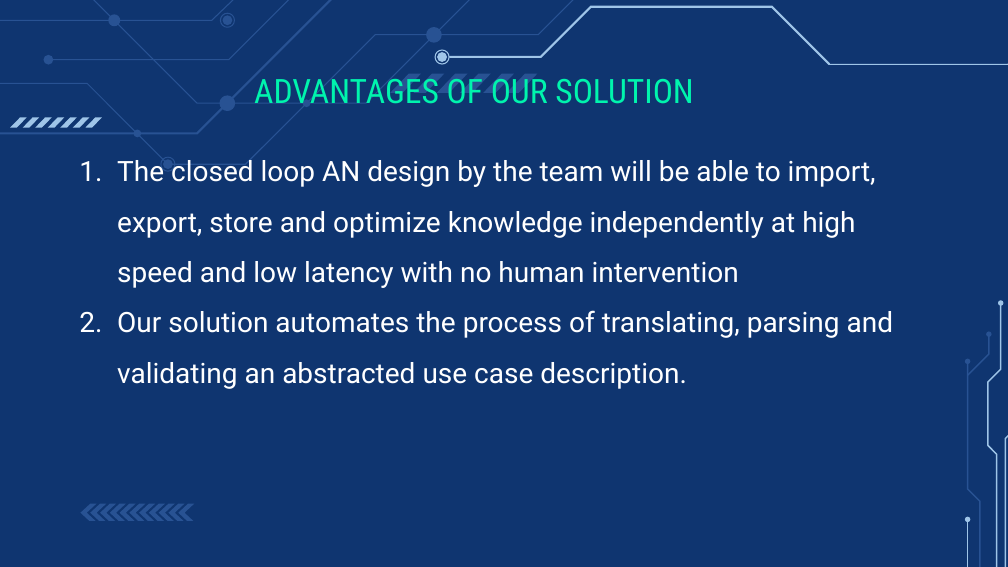
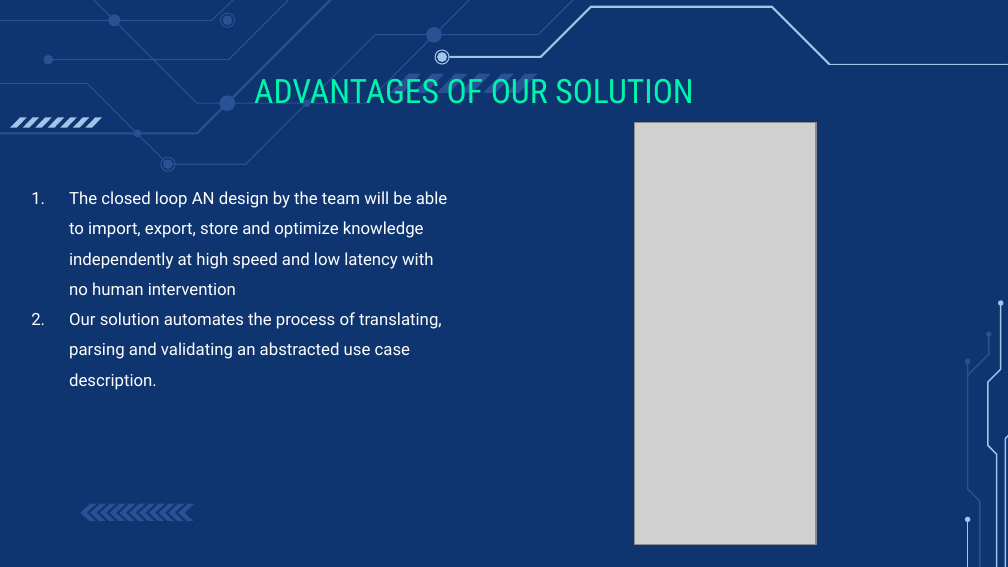
Before and after one commit to ITU-AI-ML-in-5G-Challenge/ITU-ML5G-PS-010-Team-Tech-Rangers, a slide deck: slide 6 of FGAN-I-298-R1.pptx. Drawn at 1008x567 pixels with LibreOffice and Linux fonts; fonts in the diff are those of the drawing; grey boxes stand for pictures. Boxes give left, top, right and bottom in pixels: in the first picture for what was removed or moved away, otherwise in the second. Text is boxed around its words. In the diff, an @@ line names an element or a change of style, - is before the commit and + after.

```diff
--- a/FGAN-I-298-R1.pptx
+++ b/FGAN-I-298-R1.pptx
@@ picture added at bbox=[635, 122, 816, 544] @@
@@ text "The closed loop AN design ...": place and size @@
-text "The closed loop AN design ..." at bbox=[117, 160, 894, 389]
+text "The closed loop AN design ..." at bbox=[69, 191, 448, 390]
@@ text "The closed loop AN design ..." at bbox=[69, 191, 448, 390]: size 20 to 12 pt @@
```
Also in this commit, not shown: 7 other slides changed.
